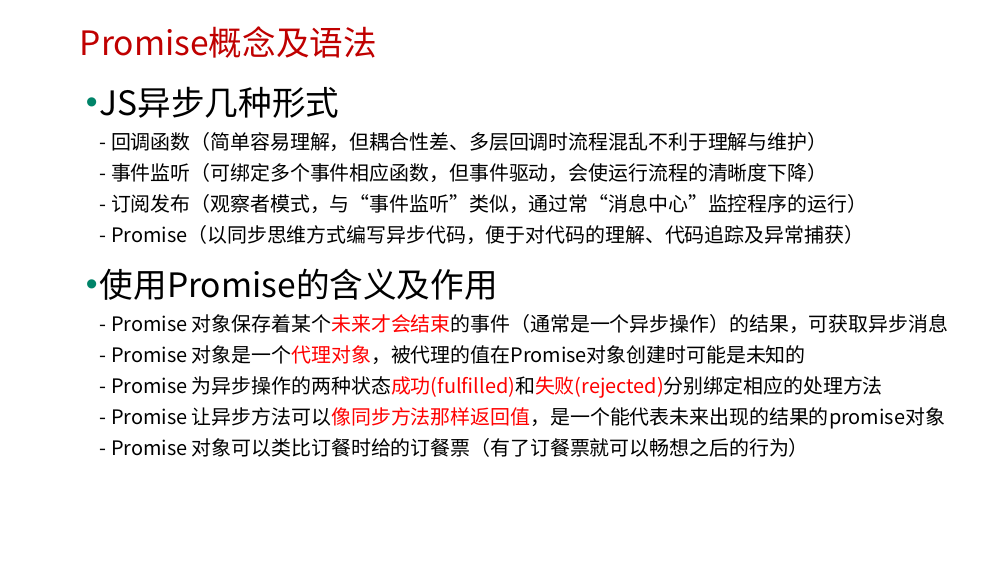
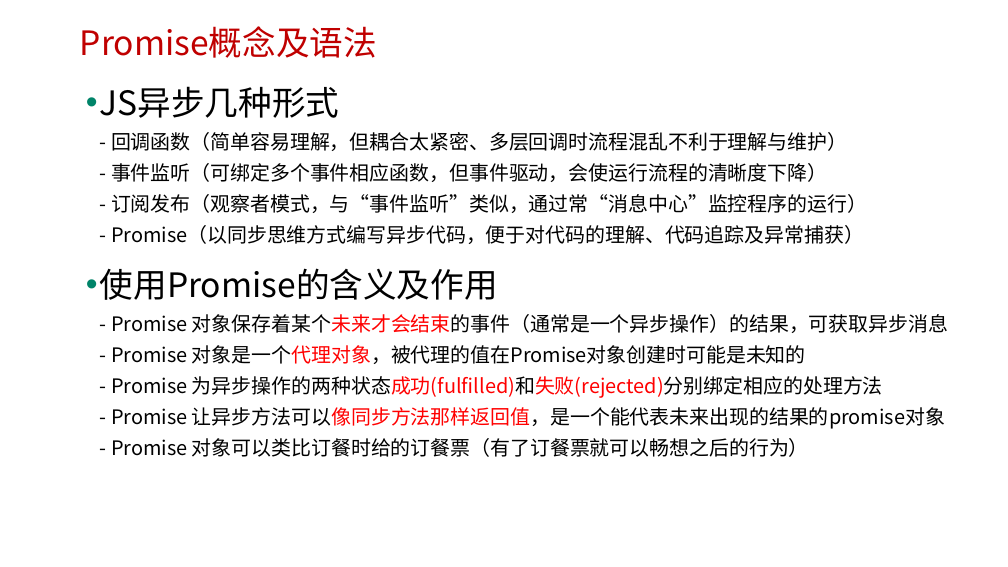
Before and after one commit to edu2act/course-javascript-advanced, a slide deck: slide 3 of 课程PPT/33.ES6中Promise对象与异步编程.pptx. Drawn at 1008x567 pixels with LibreOffice and Linux fonts; fonts in the diff are those of the drawing; background and template pictures are left out. Boxes give left, top, right and bottom in pixels: in the first picture for what was removed or moved away, otherwise in the second. Text is boxed around its words. In the diff, an @@ line names an element or a change of style, - is before the commit and + after.

```diff
--- a/课程PPT/33.ES6中Promise对象与异步编程.pptx
+++ b/课程PPT/33.ES6中Promise对象与异步编程.pptx
@@ text at (100,86,867,244): text changed @@
-• JS异步几种形式
-  - 回调函数（简单容易理解，但耦合性差、多层回调时流程混乱不利于理解与维护）
-  - 事件监听（可绑定多个事件相应函数，但事件驱动，会使运行流程的清晰度下降）
-  - 订阅发布（观察者模式，与“事件监听”类似，通过常“消息中心”监控程序的运行）
-  - Promise（以同步思维方式编写异步代码，便于对代码的理解、代码追踪及异常捕获）
+• JS异步几种形式
+  - 回调函数（简单容易理解，但耦合太紧密、多层回调时流程混乱不利于理解与维护）
+  - 事件监听（可绑定多个事件相应函数，但事件驱动，会使运行流程的清晰度下降）
+  - 订阅发布（观察者模式，与“事件监听”类似，通过常“消息中心”监控程序的运行）
+  - Promise（以同步思维方式编写异步代码，便于对代码的理解、代码追踪及异常捕获）
```
Also in this commit, not shown: 5 other slides changed, 7 other files.
